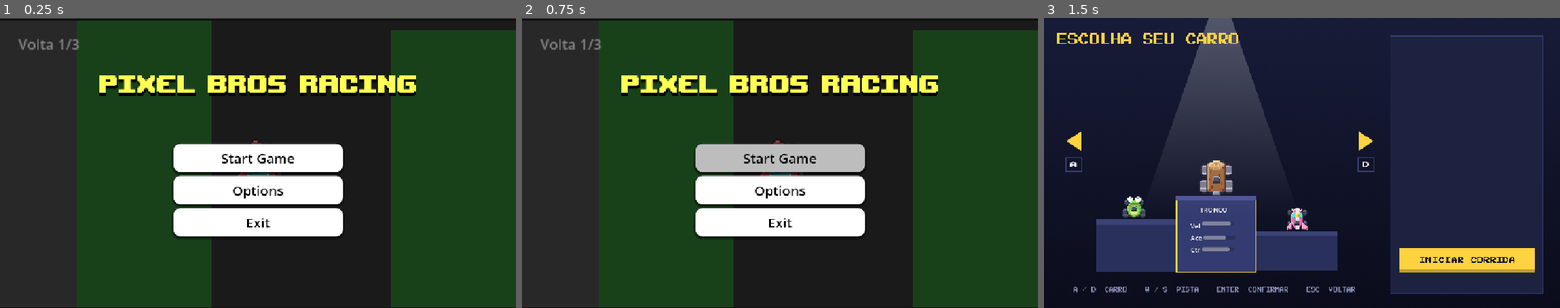
Above: before the commit, frames 1-3 (left to right).
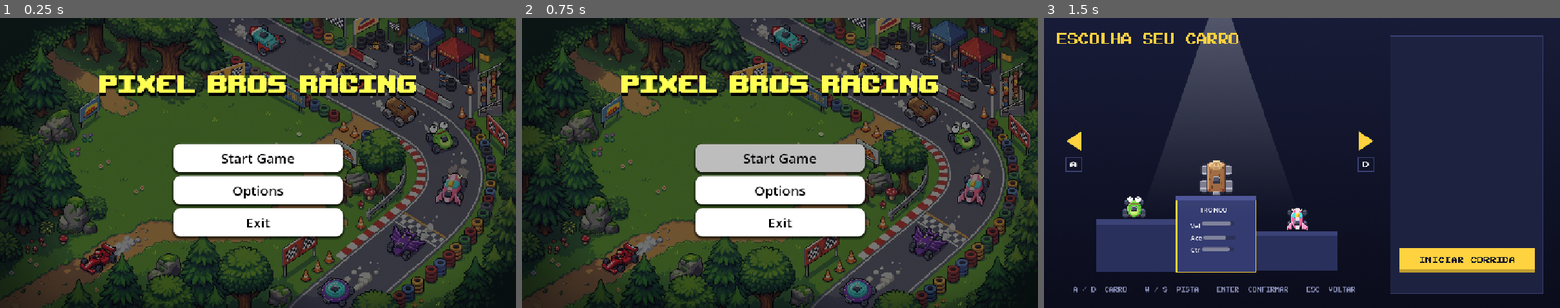
Above: after the commit, the same moments.

Repository: Blue-Raccoon-Interactive/Pixel-Bros-Racing
Game: Godot game, scene res://scenes/main/main_menu.tscn
Two runs of this game, one before a commit and one after it. Both use one fixed random seed, a clock stepped at 60 frames per second and the inputs below.
Inputs (mouse positions are in pixels of both pictures, inside the frame that each line leads up to):
- Up to frame 1 (0.25 s): no input
- Up to frame 2 (0.75 s): click "Start Game" at 0.5 s
- Up to frame 3 (1.5 s): click (1467, 258) at 1.25 s

The runs differ from the first frame. In frame 1, 66% of the frame differs, in the area x 0-100%, y 0-100%; in frame 2, 66%; in frame 3, nothing differs.

Commit message:
chore(menu): altera fundo inicial para novo

Diff:
--- a/scenes/main/main_menu.tscn
+++ b/scenes/main/main_menu.tscn
@@ -109,6 +109,7 @@
 anchors_preset = 15
 anchor_right = 1.0
 anchor_bottom = 1.0
+offset_top = -9.0
 grow_horizontal = 2
 grow_vertical = 2
 theme_override_styles/panel = SubResource("StyleBoxTexture_f4dqq")
Binary file changed: assets/background/Background.PNG
